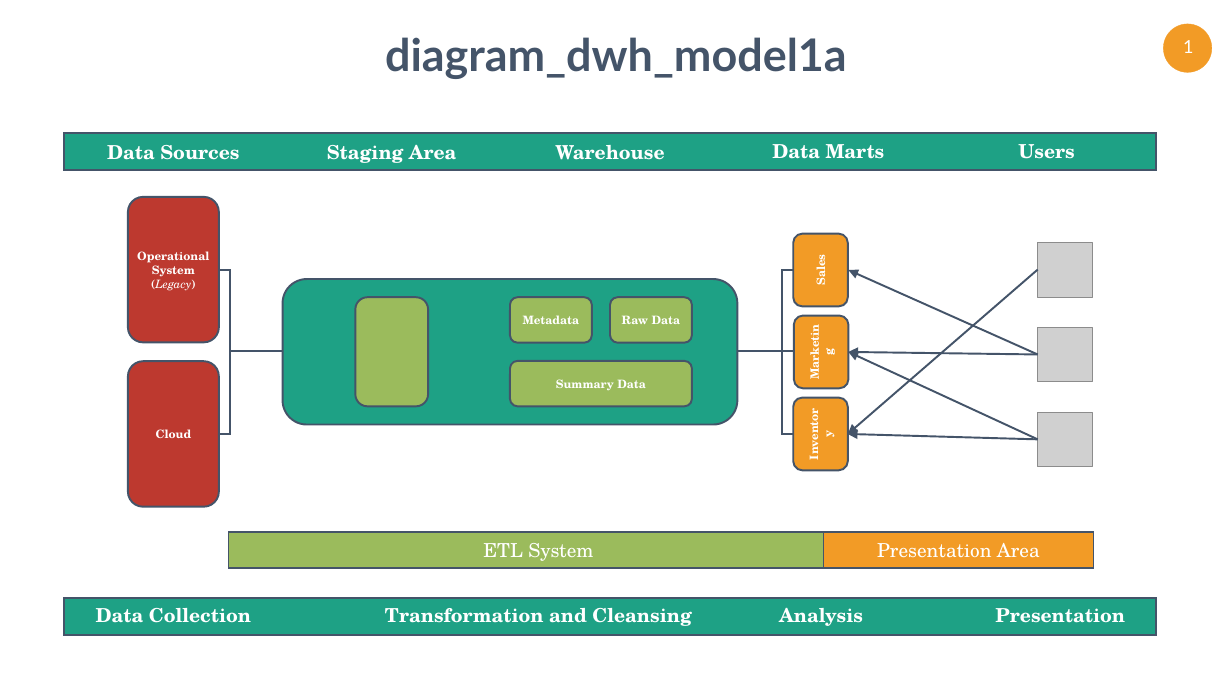
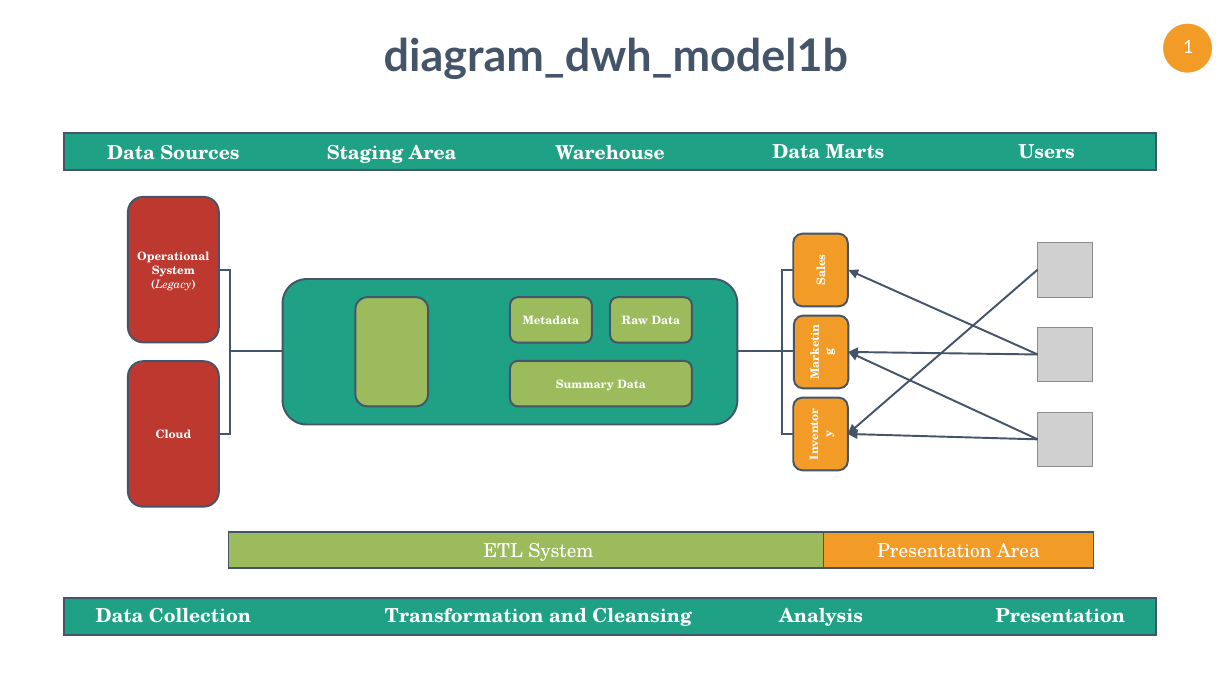
Before and after one commit to MarioCatuogno/Mappr.it, a slide deck: slide 1 of graphics/pp_diagrams.pptx. Drawn at 1232x693 pixels with LibreOffice and Linux fonts; fonts in the diff are those of the drawing; grey boxes stand for pictures. Boxes give left, top, right and bottom in pixels: in the first picture for what was removed or moved away, otherwise in the second. Text is boxed around its words. In the diff, an @@ line names an element or a change of style, - is before the commit and + after.

Commit message:
Upload diagrams
Uploaded various diagrams for DWH Architecture markdown.

```diff
--- a/graphics/pp_diagrams.pptx
+++ b/graphics/pp_diagrams.pptx
@@ text at (384, 37, 848, 79): text changed @@
-diagram_dwh_model1a
+diagram_dwh_model1b
```
Also in this commit, not shown: 1 slide added, 5 other files.
